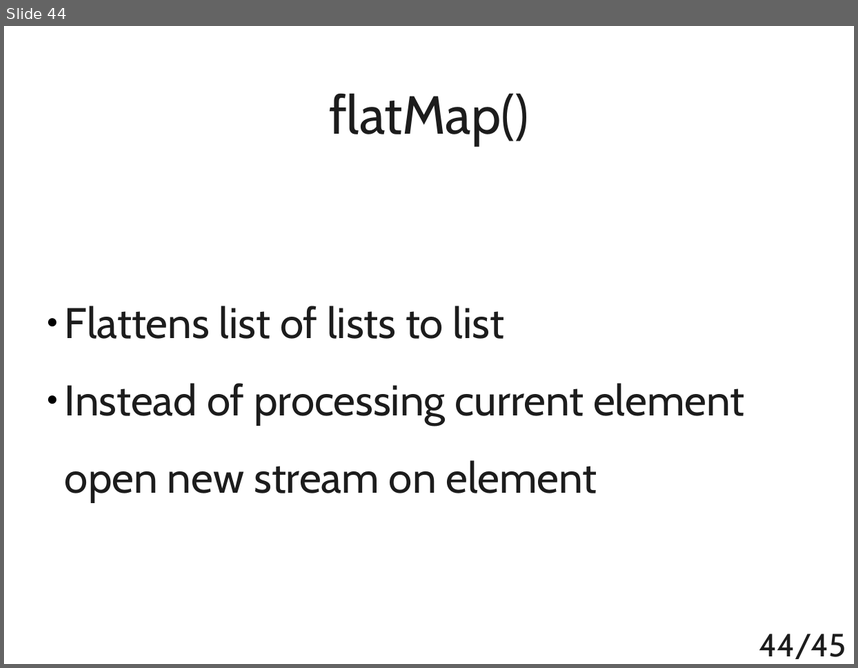
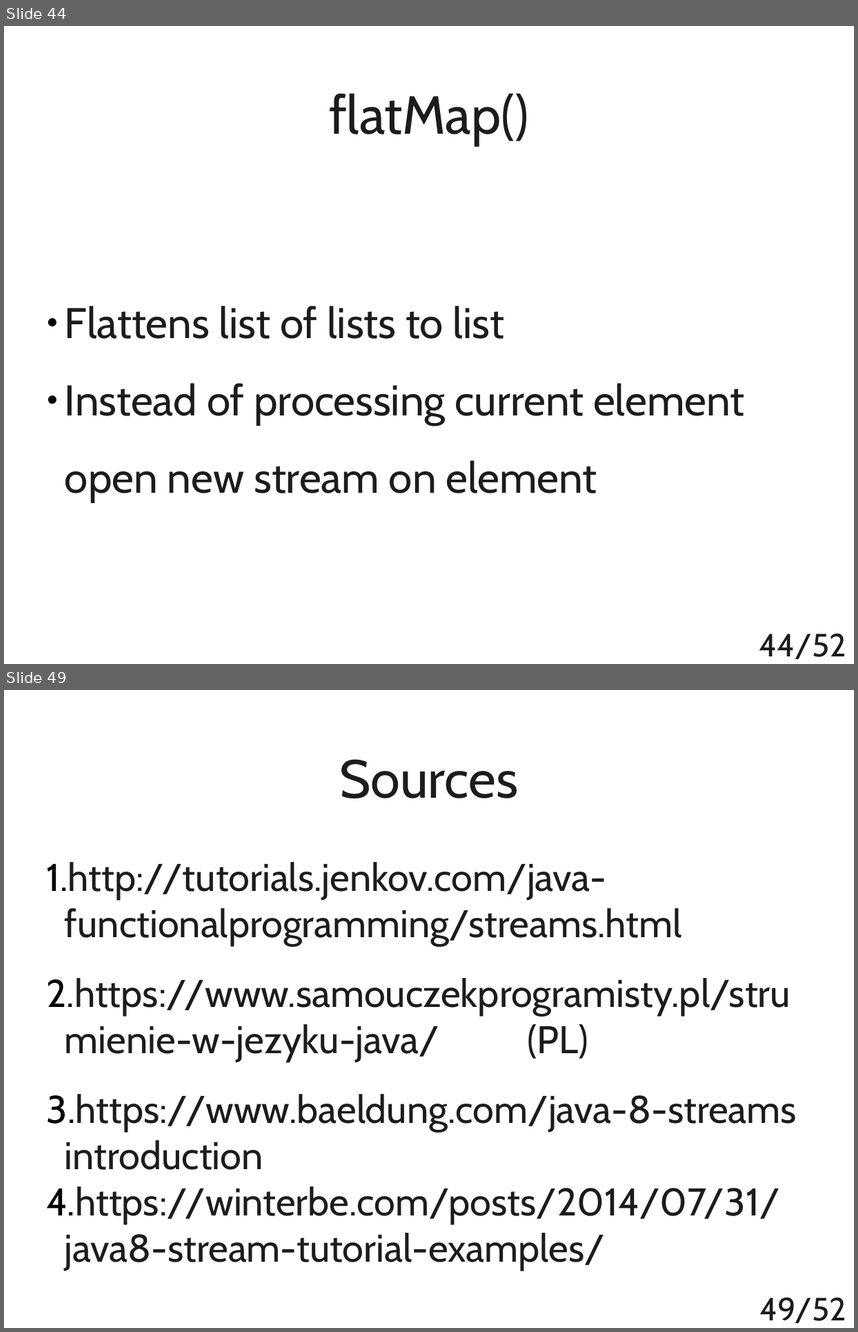
Before and after one commit to t4upl/java-streams-workshop, a slide deck: src/main/resources/editables/presentation.odp. Shown one above the other, each under a label of ours: slide 44 before the commit, slides 44 and 49 after it; the slides between them are not shown. The pictures are 858x668 and 858x1332 pixels, drawn with LibreOffice and Linux fonts; fonts in the diff are those of the drawing. Boxes give left, top, right and bottom in pixels: in the first picture for what was removed or moved away, otherwise in the second. Text is boxed around its words. In the diff, an @@ line names an element or a change of style, - is before the commit and + after.

```diff
--- a/src/main/resources/editables/presentation.odp
+++ b/src/main/resources/editables/presentation.odp
@@ slide 49 added at (4,690,854,1328), background #FFFFFF @@
@@ title added at (339,759,518,798), 50 pt, text #1C1C1C @@
+Sources
@@ subtitle added at (47,862,797,1270), 36 pt, text #1C1C1C @@
+1. http://tutorials.jenkov.com/java-
+functionalprogramming/streams.html
+1. https://www.samouczekprogramisty.pl/stru
+mienie-w-jezyku-java/ (PL)
+1. https://www.baeldung.com/java-8-streams
+introduction
+1. https://winterbe.com/posts/2014/07/31/java8-stream-tutorial-examples/
@@ page number added at (760,1297,846,1323), 30 pt, text #1C1C1C @@
+49/52
@@ page number at (759,633,846,659): text changed @@
-44/45
+44/52
```
Also in this commit, not shown: 1 slide changed, 7 other slides added, 1 slide removed, 6 other files.
